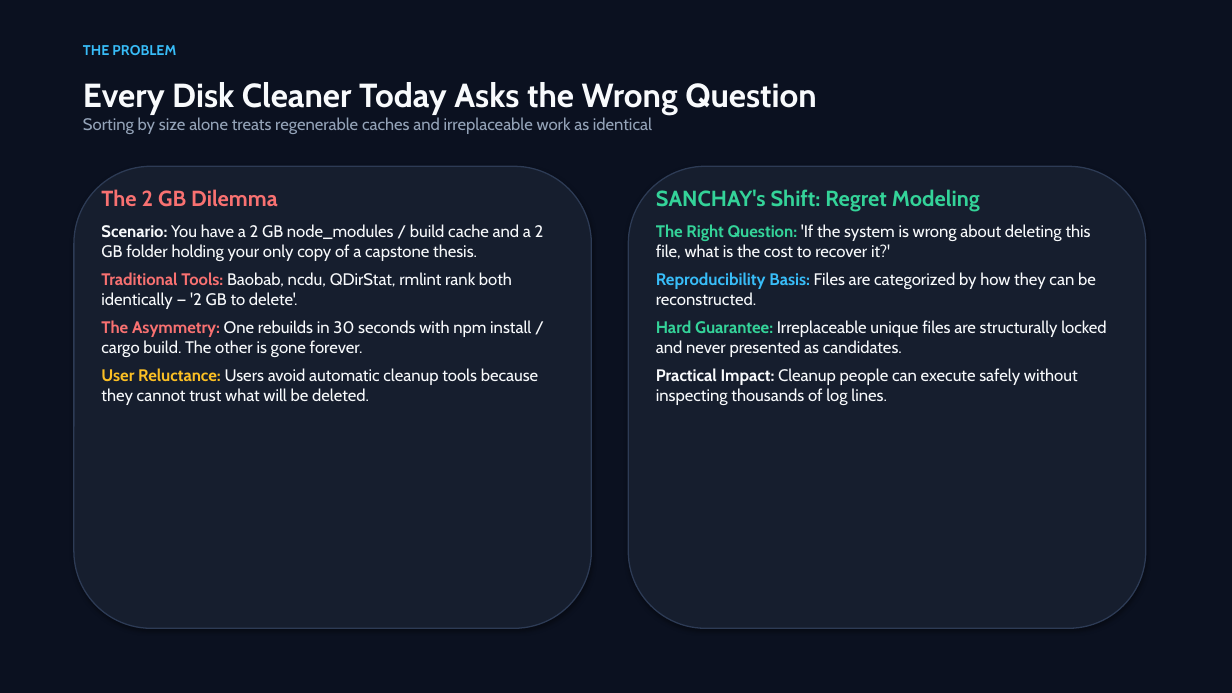
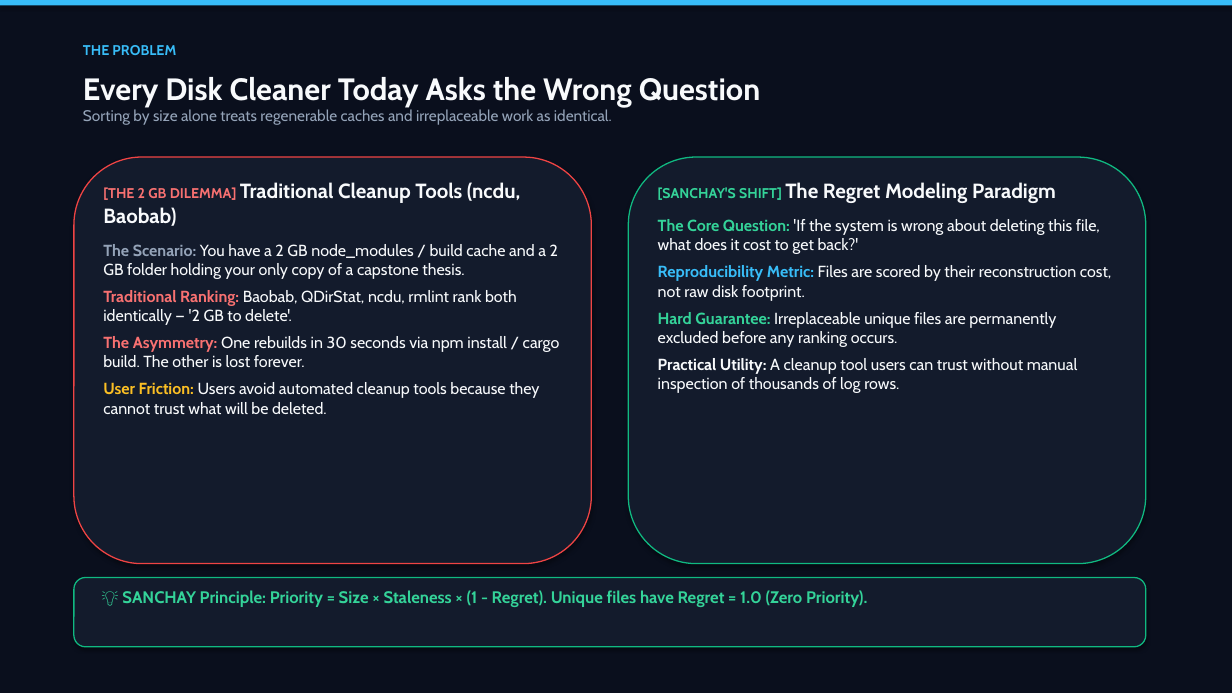
Before and after one commit to basithladdu/sanchay, a slide deck: slide 2 of docs/SANCHAY.pptx. Drawn at 1232x693 pixels with LibreOffice and Linux fonts; fonts in the diff are those of the drawing. Boxes give left, top, right and bottom in pixels: in the first picture for what was removed or moved away, otherwise in the second. Text is boxed around its words. In the diff, an @@ line names an element or a change of style, - is before the commit and + after.

Commit message:
Deliver refined masterpiece presentation deck with high-impact visual design

```diff
--- a/docs/SANCHAY.pptx
+++ b/docs/SANCHAY.pptx
@@ rectangle at [0,0,1232,693]: fill #0B1120 to #0A0F1D @@
@@ rectangle added at [0,0,1232,6], fill #38BDF8 @@
@@ text at [83,77,760,106]: size 26 to 24 pt in "Every Disk Cleaner Today Asks the Wrong ..." @@
@@ text at [83,109,612,125]: text changed; size 13 to 12 pt @@
-Sorting by size alone treats regenerable caches and irreplaceable work as identical
+Sorting by size alone treats regenerable caches and irreplaceable work as identical.
@@ rounded rectangle: place and size @@
-rounded rectangle at [74,166,592,628]
+rounded rectangle at [74,157,592,564]
@@ rounded rectangle at [74,157,592,564]: fill #161E2E to #131B2C; outline #2D3B55 1 pt to #EF4444 1 pt @@
@@ rounded rectangle: place and size @@
-rounded rectangle at [628,166,1146,628]
+rounded rectangle at [628,157,1146,564]
@@ rounded rectangle at [628,157,1146,564]: fill #161E2E to #131B2C; outline #2D3B55 1 pt to #10B981 1 pt @@
@@ text at [103,182,560,414]: text changed; size 13 to 12.5 pt @@
-The 2 GB Dilemma
-Scenario: You have a 2 GB node_modules / build cache and a 2 GB folder holding your only copy of a capstone thesis.
-Traditional Tools: Baobab, ncdu, QDirStat, rmlint rank both identically — '2 GB to delete'.
-The Asymmetry: One rebuilds in 30 seconds with npm install / cargo build. The other is gone forever.
-User Reluctance: Users avoid automatic cleanup tools because they cannot trust what will be deleted.
+[THE 2 GB DILEMMA] Traditional Cleanup Tools (ncdu, Baobab)
+The Scenario: You have a 2 GB node_modules / build cache and a 2 GB folder holding your only copy of a capstone thesis.
+Traditional Ranking: Baobab, QDirStat, ncdu, rmlint rank both identically — '2 GB to delete'.
+The Asymmetry: One rebuilds in 30 seconds via npm install / cargo build. The other is lost forever.
+User Friction: Users avoid automated cleanup tools because they cannot trust what will be deleted.
@@ text at [658,182,1111,393]: text changed; size 13 to 12.5 pt @@
-SANCHAY's Shift: Regret Modeling
-The Right Question: 'If the system is wrong about deleting this file, what is the cost to recover it?'
-Reproducibility Basis: Files are categorized by how they can be reconstructed.
-Hard Guarantee: Irreplaceable unique files are structurally locked and never presented as candidates.
-Practical Impact: Cleanup people can execute safely without inspecting thousands of log lines.
+[SANCHAY'S SHIFT] The Regret Modeling Paradigm
+The Core Question: 'If the system is wrong about deleting this file, what does it cost to get back?'
+Reproducibility Metric: Files are scored by their reconstruction cost, not raw disk footprint.
+Hard Guarantee: Irreplaceable unique files are permanently excluded before any ranking occurs.
+Practical Utility: A cleanup tool users can trust without manual inspection of thousands of log rows.
@@ rounded rectangle added at [74,578,1146,647], fill #131B2C, outline #10B981 1 pt @@
@@ text added at [122,590,867,607], 13 pt, text #34D399, bold @@
+💡 SANCHAY Principle: Priority = Size × Staleness × (1 - Regret). Unique files have Regret = 1.0 (Zero Priority).
```
Also in this commit, not shown: 6 other slides changed.
